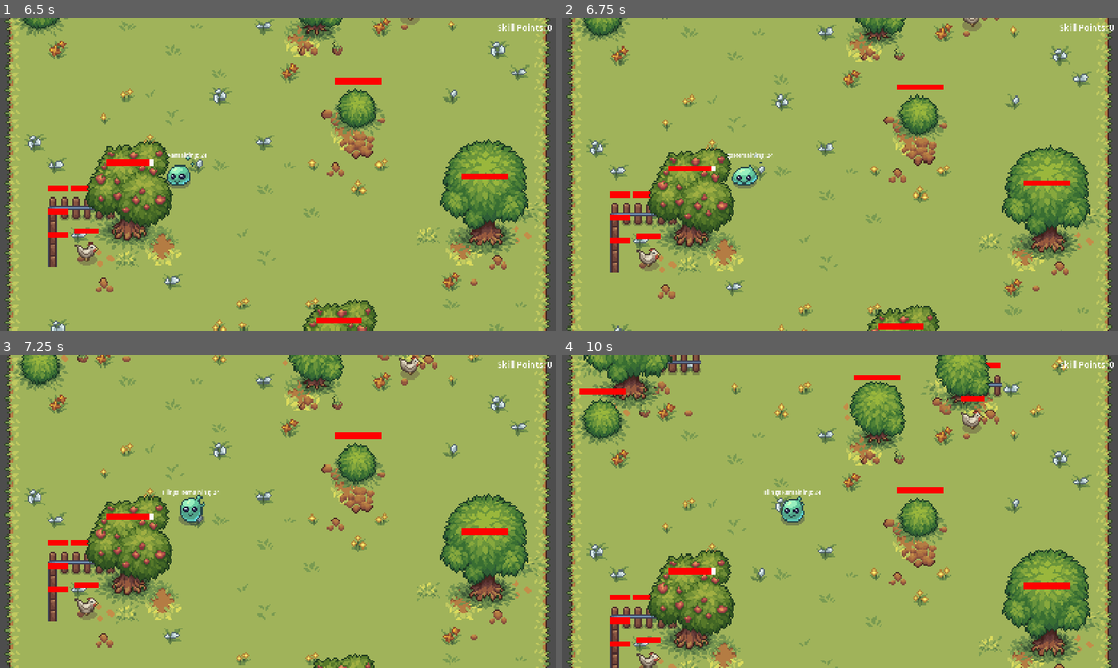
Above: before the commit, frames 1-4 (two rows, left to right).
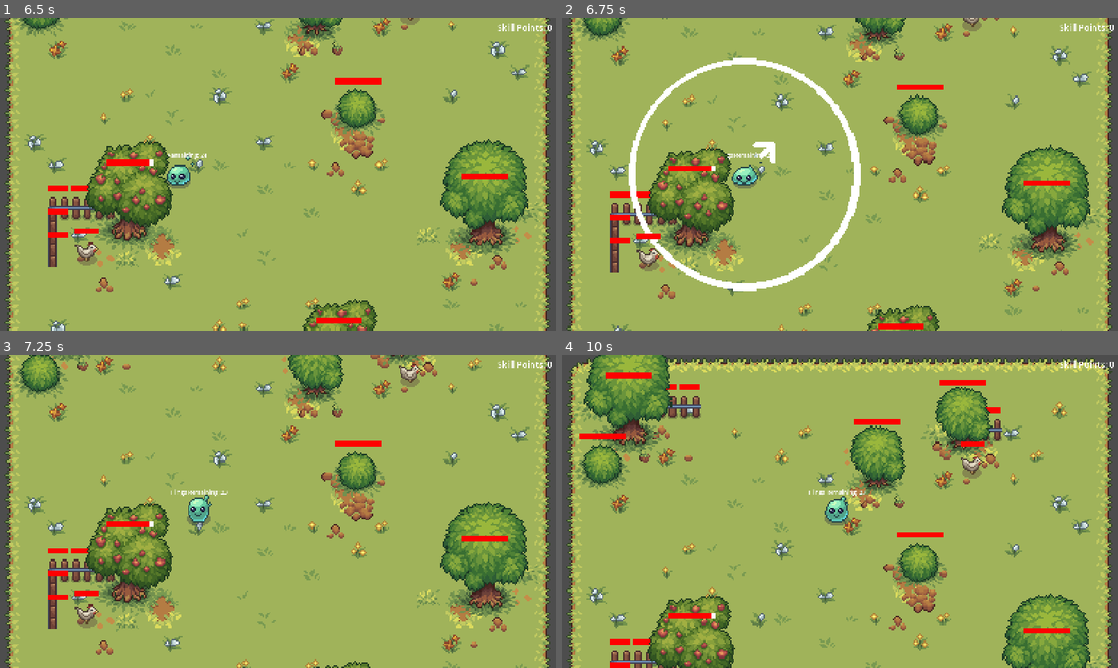
Above: after the commit, the same moments.

Repository: Auseawesome/HavenBounceBack
Game: Godot game, scene res://main.tscn
Same seed, same stepped clock (60 frames per second), same inputs: the game is played once before the commit and once after it.
Inputs (mouse positions are in pixels of both pictures, inside the frame that each line leads up to):
- Up to frame 1 (6.5 s): click "Play Game!" at 0.5 s; click "Enter Level" at 1.25 s; drag from (278, 174) to (333, 105) at 2.02 s; drag from (444, 221) to (266, 174) at 2.77 s; move the mouse to (111, 127) at 3.52 s; click (111, 127) at 3.67 s; drag from (305, 174) to (111, 127) at 4.27 s; move the mouse to (194, 96) at 5.02 s; click (194, 96) at 5.17 s; drag from (400, 158) to (166, 174) at 5.77 s
- Up to frame 2 (6.75 s): move the mouse to (728, 190) at 6.52 s; click (728, 190) at 6.67 s
- Up to frame 3 (7.25 s): no input
- Up to frame 4 (10 s): drag from (895, 442) to (728, 527) at 7.27 s; move the mouse to (812, 574) at 8.02 s; click (812, 574) at 8.17 s; drag from (1006, 558) to (778, 511) at 8.77 s; move the mouse to (673, 464) at 9.52 s; click (673, 464) at 9.67 s

Frame 1 is identical in both runs. In frame 2, 2.7% of the frame differs, in the area x 12-54%, y 12-88%; in frame 3, 22%; in frame 4, 36%, in the area x 0-100%, y 0-100%.

Commit message:
Increase click hitbox

Diff:
--- a/world/player.tscn
+++ b/world/player.tscn
@@ -204,7 +204,7 @@
 height = 66.0
 
 [sub_resource type="CircleShape2D" id="CircleShape2D_n3oya"]
-radius = 48.0
+radius = 72.0
 
 [node name="Player" type="RigidBody2D" unique_id=1734332466]
 physics_material_override = SubResource("PhysicsMaterial_udeww")
